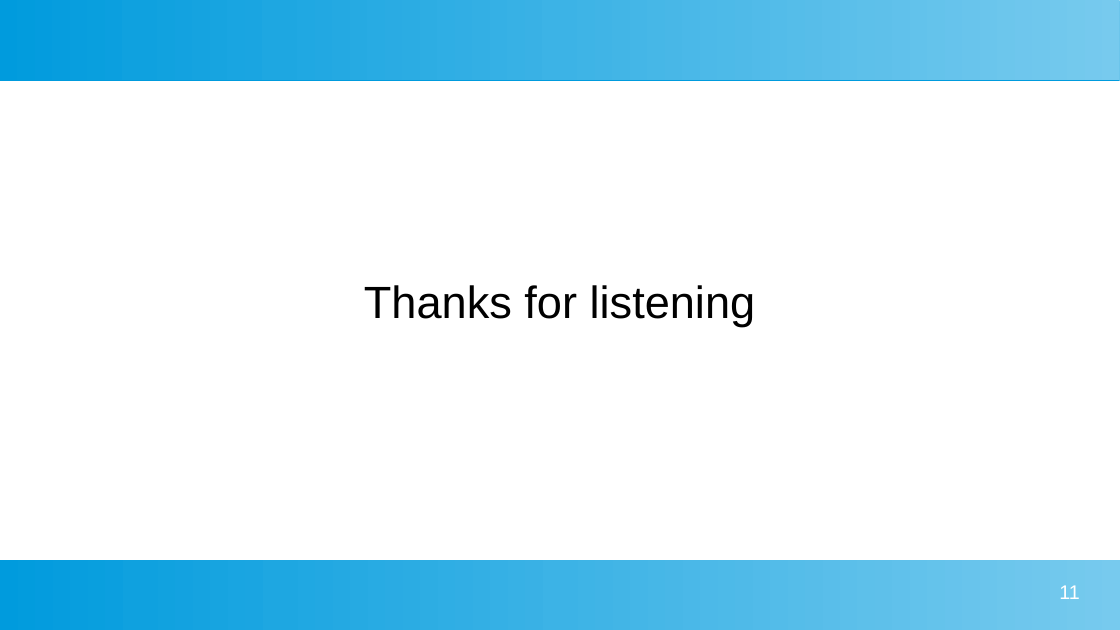
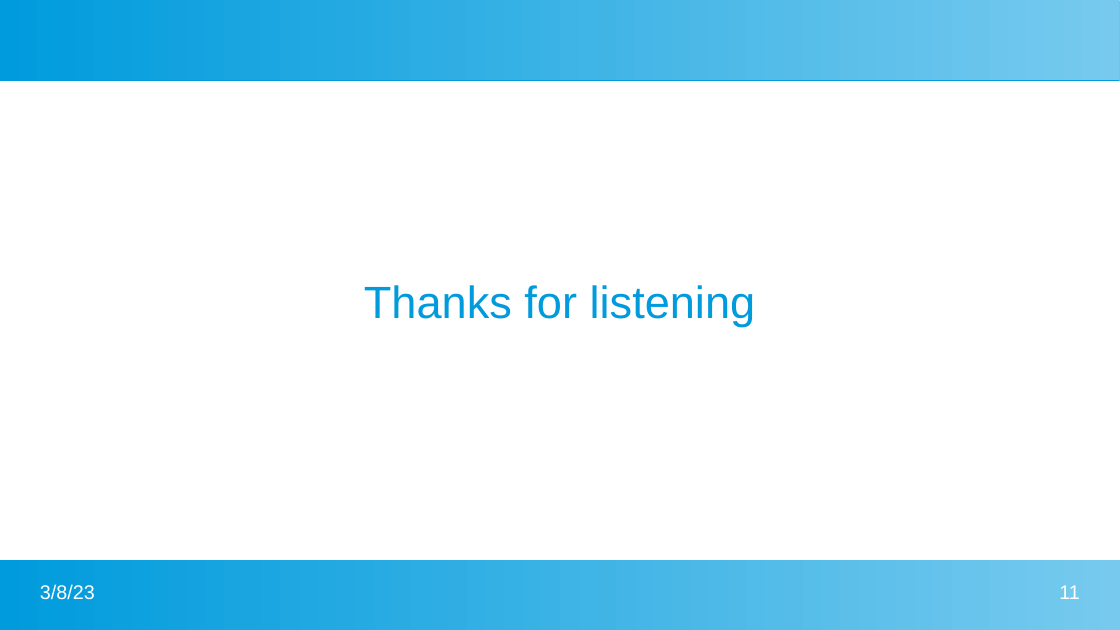
Before and after one commit to ajm1102/Uni-work, a slide deck: slide 11 of Big Data and Data Mining/Presentation/sqlPres.odp. Drawn at 1120x630 pixels with LibreOffice and Linux fonts; fonts in the diff are those of the drawing. Boxes give left, top, right and bottom in pixels: in the first picture for what was removed or moved away, otherwise in the second. Text is boxed around its words. In the diff, an @@ line names an element or a change of style, - is before the commit and + after.

```diff
--- a/Big Data and Data Mining/Presentation/sqlPres.odp
+++ b/Big Data and Data Mining/Presentation/sqlPres.odp
@@ subtitle "Thanks for listening" at (x1=364, y1=285, x2=756, y2=327): text colour #000000 to #009BDD; more space between paragraphs @@
@@ rectangle removed at (x1=0, y1=560, x2=1120, y2=630) @@
@@ freeform shape added at (x1=0, y1=560, x2=1120, y2=630), fill gradient #77CAEE to #009BDD @@
@@ text added at (x1=40, y1=584, x2=95, y2=600), 14 pt, text #FFFFFF @@
+3/8/23
```
Also in this commit, not shown: 10 other slides changed, 8 other files.
